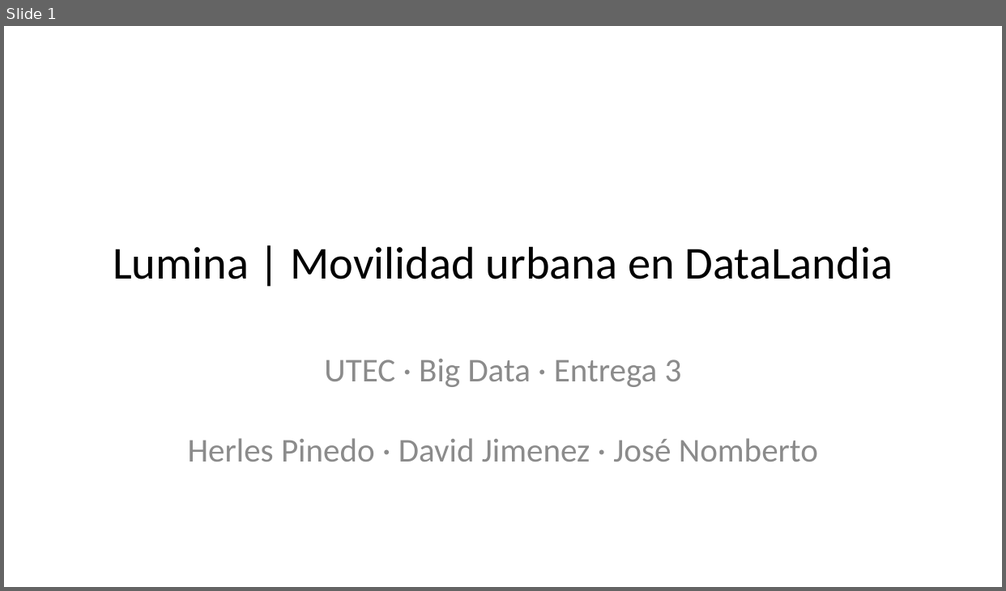
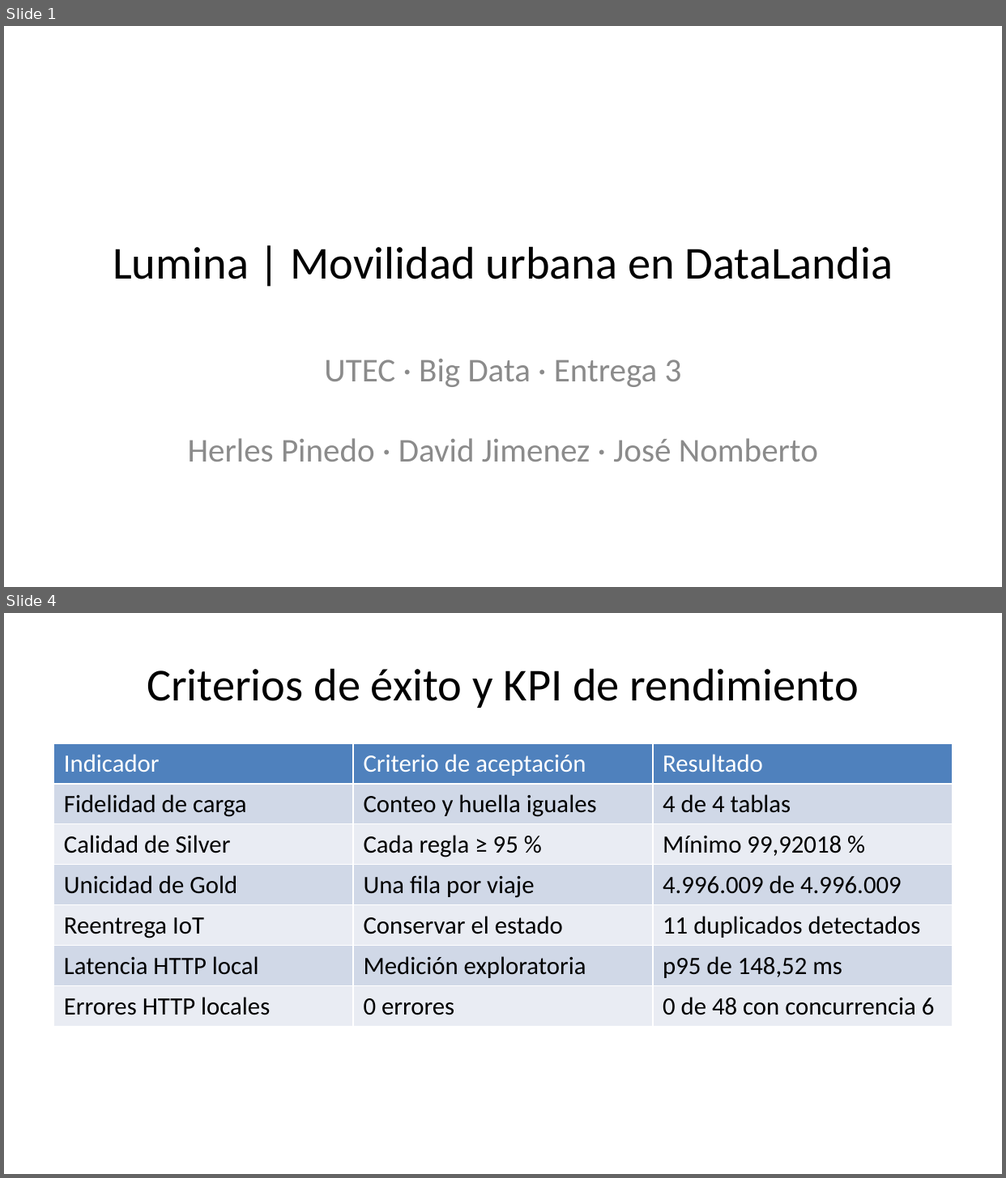
Before and after one commit to AlejandroPinedo/datalandia-lumina-smart-mobility-gcp, a slide deck: P3/entrega/Lumina-P3.pptx. Shown one above the other, each under a label of ours: slide 1 before the commit, slides 1 and 4 after it; the slides between them are not shown. The pictures are 1006x591 and 1006x1178 pixels, drawn with LibreOffice and Linux fonts; fonts in the diff are those of the drawing. Boxes give left, top, right and bottom in pixels: in the first picture for what was removed or moved away, otherwise in the second. Text is boxed around its words. In the diff, an @@ line names an element or a change of style, - is before the commit and + after.

```diff
--- a/P3/entrega/Lumina-P3.pptx
+++ b/P3/entrega/Lumina-P3.pptx
@@ slide 4 added at (4,613,1002,1174), background #FFFFFF @@
@@ title added at (147,668,859,708), 33 pt, text #000000 @@
+Criterios de éxito y KPI de rendimiento
@@ table added at (54,743,952,1114), 7 rows, 3 columns @@
+Indicador | Criterio de aceptación | Resultado
+Fidelidad de carga | Conteo y huella iguales | 4 de 4 tablas
+Calidad de Silver | Cada regla ≥ 95 % | Mínimo 99,92018 %
+Unicidad de Gold | Una fila por viaje | 4.996.009 de 4.996.009
+Reentrega IoT | Conservar el estado | 11 duplicados detectados
+Latencia HTTP local | Medición exploratoria | p95 de 148,52 ms
+Errores HTTP locales | 0 errores | 0 de 48 con concurrencia 6
```
Also in this commit, not shown: 5 slides changed, 6 other slides added, 7 slides removed, 2 other files.
